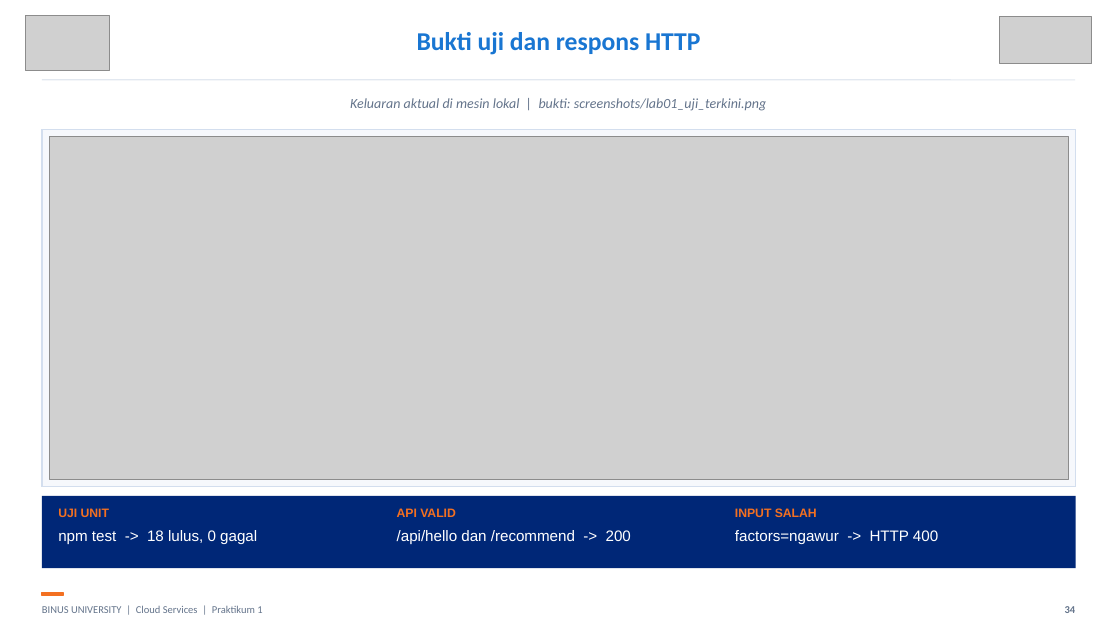
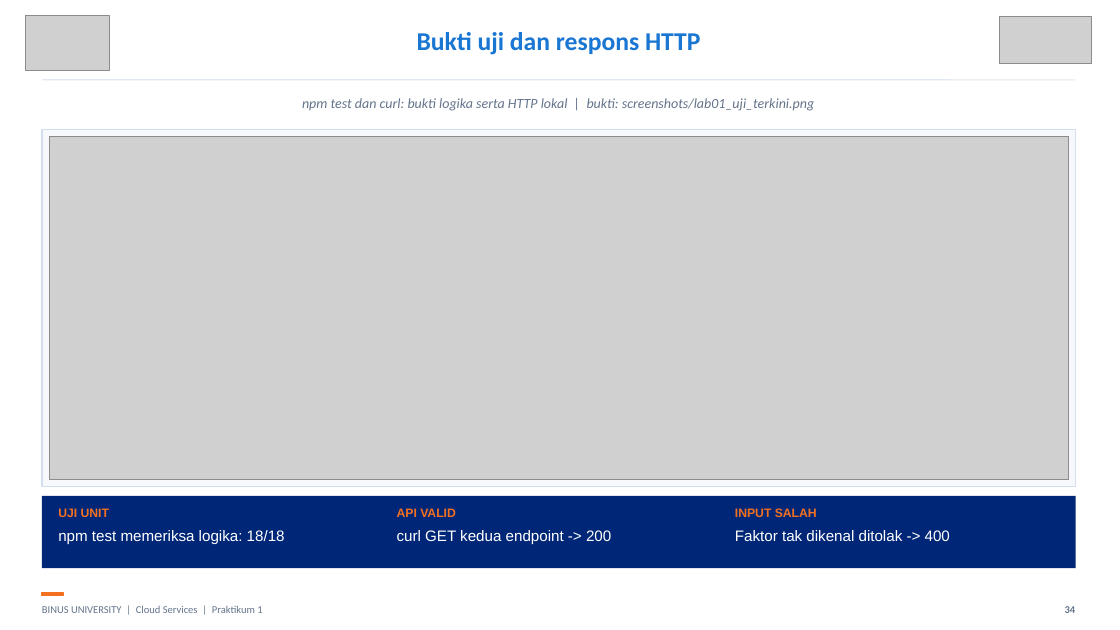
Before and after one commit to SeedFlora/meet1CloudService, a slide deck: slide 34 of slides/LAB01_Pengantar_Cloud_Hands_On_Final.pptx. Drawn at 1120x630 pixels with LibreOffice and Linux fonts; fonts in the diff are those of the drawing; grey boxes stand for pictures. Boxes give left, top, right and bottom in pixels: in the first picture for what was removed or moved away, otherwise in the second. Text is boxed around its words. In the diff, an @@ line names an element or a change of style, - is before the commit and + after.

```diff
--- a/slides/LAB01_Pengantar_Cloud_Hands_On_Final.pptx
+++ b/slides/LAB01_Pengantar_Cloud_Hands_On_Final.pptx
@@ text at (302,98,814,111): text changed @@
-Keluaran aktual di mesin lokal | bukti: screenshots/lab01_uji_terkini.png
+npm test dan curl: bukti logika serta HTTP lokal | bukti: screenshots/lab01_uji_terkini.png
@@ text at (58,530,285,544): text changed @@
-npm test -> 18 lulus, 0 gagal
+npm test memeriksa logika: 18/18
@@ text at (397,530,611,544): text changed @@
-/api/hello dan /recommend -> 200
+curl GET kedua endpoint -> 200
@@ text at (735,530,950,541): text changed @@
-factors=ngawur -> HTTP 400
+Faktor tak dikenal ditolak -> 400
```
Also in this commit, not shown: 21 other slides changed, 2 slides added, 2 slides removed, 1 other file.
